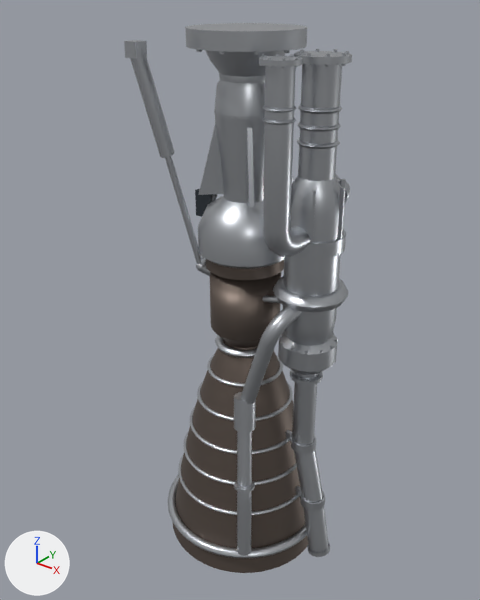
What one commit did to the FBX model assets/blender/export/fbx/eng_kerolox_workhorse.fbx.
Before and after are seen from a 50 mm lens placed at (2.0, -2.55, 3.1), pointed at (-0.02, -0.02, 1.53). The lights are fixed; the arrows at lower left show +X, +Y and +Z. The older version comes first. Objects named as collision shapes, trigger or cutter boxes, shadow casters or lower levels of detail are left out. Where no turn or scale is listed for an object, it has been applied to the vertices. Vertices at exactly the same position are counted once.

The older version as bpy lines, for what is in view:
```python
mat_detail_dark = principled_material('detail_dark')
mat_detail_dark.base_color = (0.022, 0.03, 0.04)  # dark blue #293038
mat_detail_dark.metallic = 0.15
mat_detail_dark.roughness = 0.62
mat_engine_metal = principled_material('engine_metal')
mat_engine_metal.base_color = (0.5, 0.52, 0.55)  # light grey #bcbfc4
mat_engine_metal.metallic = 0.92
mat_engine_metal.roughness = 0.36
mat_nozzle_hot = principled_material('nozzle_hot')
mat_nozzle_hot.base_color = (0.17, 0.135, 0.115)  # brown #73675f
mat_nozzle_hot.metallic = 0.82
me_eng_kerolox_workhorse_lod0 = bpy.data.meshes.new('eng_kerolox_workhorse_LOD0')
me_eng_kerolox_workhorse_lod0.from_pydata(...)  # 8949 vertices, 8764 faces; spans x -0.48..0.62, y -0.48..0.48, z 0.0..2.9
# faces by material slot: [6260, 2320, 184]
me_eng_kerolox_workhorse_lod0.materials.append(mat_engine_metal)  # light grey #bcbfc4
me_eng_kerolox_workhorse_lod0.materials.append(mat_nozzle_hot)  # brown #73675f
me_eng_kerolox_workhorse_lod0.materials.append(mat_detail_dark)  # dark blue #293038
ob_eng_kerolox_workhorse_lod0 = bpy.data.objects.new('eng_kerolox_workhorse_LOD0', me_eng_kerolox_workhorse_lod0)
ob_eng_kerolox_workhorse_lod0.location = (0.0, 0.0, 0.0)
```
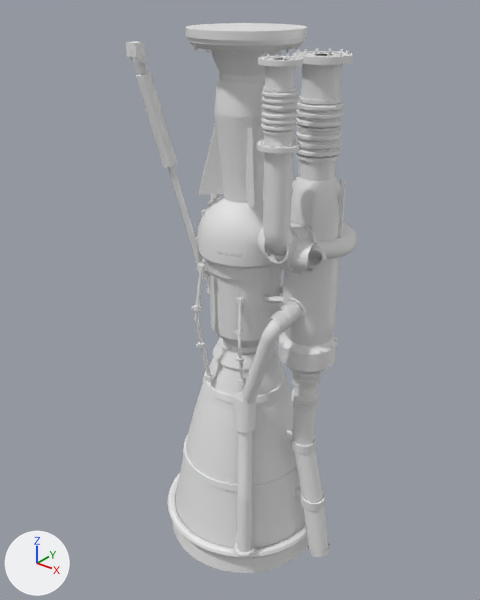
Patch to the scene script:
```diff
--- a/assets/blender/export/fbx/eng_kerolox_workhorse.fbx.py
+++ b/assets/blender/export/fbx/eng_kerolox_workhorse.fbx.py
@@ mat_engine_metal @@
 mat_engine_metal = bpy.data.materials.new('engine_metal')
-# nodes: BsdfPrincipled, OutputMaterial
-# colours: light grey #bcbfc4
+# nodes: BsdfPrincipled, Mapping, NormalMap, OutputMaterial, TexImage, UVMap
+# uses the picture img_engine_metal_normal_png
@@ mat_nozzle_hot @@
 mat_nozzle_hot = bpy.data.materials.new('nozzle_hot')
-# nodes: BsdfPrincipled, OutputMaterial
-# colours: brown #73675f
+# nodes: BsdfPrincipled, Mapping, NormalMap, OutputMaterial, TexImage, UVMap
+# uses the picture img_nozzle_hot_normal_png
@@ mat_detail_dark @@
 mat_detail_dark = bpy.data.materials.new('detail_dark')
-# nodes: BsdfPrincipled, OutputMaterial
-# colours: dark blue #293038
+# nodes: BsdfPrincipled, Mapping, NormalMap, OutputMaterial, TexImage, UVMap
+# uses the picture img_detail_dark_normal_png
@@ mat_trim @@
+mat_trim = bpy.data.materials.new('trim')
+mat_trim.use_nodes = True; mat_trim.node_tree.nodes.clear()
+_N = mat_trim.node_tree.nodes; _L = mat_trim.node_tree.links
+n0 = _N.new('ShaderNodeBsdfPrincipled'); n0.name = 'Principled BSDF'
+n1 = _N.new('ShaderNodeOutputMaterial'); n1.name = 'Material Output'
+n2 = _N.new('ShaderNodeTexImage'); n2.name = 'Image Texture'
+n2.image = img_mf_trim_01_normal_png
+n3 = _N.new('ShaderNodeNormalMap'); n3.name = 'Normal Map'
+_L.new(n2.outputs[0], n3.inputs[1])  # 'Color' to 'Color'
+_L.new(n3.outputs[0], n0.inputs[5])  # 'Normal' to 'Normal'
+_L.new(n0.outputs[0], n1.inputs[0])  # 'BSDF' to 'Surface'
@@ mat_decal @@
+mat_decal = bpy.data.materials.new('decal')
+# uses the picture img_mf_decals_01_albedo_png
+# uses the picture img_mf_decals_01_normal_png
@@ mat_engine_metal_satin @@
+mat_engine_metal_satin = bpy.data.materials.new('engine_metal_satin')
+# uses the picture img_engine_metal_satin_normal_png
@@ mat_nozzle_inner @@
+mat_nozzle_inner = bpy.data.materials.new('nozzle_inner')
+# uses the picture img_nozzle_inner_normal_png
@@ me_eng_kerolox_workhorse_lod0 @@
-me_eng_kerolox_workhorse_lod0.from_pydata(...)  # 8949 vertices, 8764 faces; spans x -0.48..0.62, y -0.48..0.48, z 0.0..2.9
+me_eng_kerolox_workhorse_lod0.from_pydata(...)  # 21691 vertices, 17307 faces; spans x -0.48..0.62, y -0.48..0.48, z 0.0..2.9
+# me_eng_kerolox_workhorse_lod0 part 1: the loose piece of 8 vertices spanning x -0.32..-0.22, y -0.02..0.03, z 1.95..2.09 is turned 22.5 degrees about the z axis through its middle and scaled by 0.35, then moved by (0.45, 0.08, 0.82), in mat_engine_metal_satin
+# me_eng_kerolox_workhorse_lod0 part 2: the loose piece of 30 vertices spanning x 0.29..0.53, y -0.12..0.12, z 2.78..2.81 is rebuilt with 64 vertices and now spans x 0.28..0.54, y -0.13..0.13, z 2.78..2.81
+# me_eng_kerolox_workhorse_lod0 part 3: 27 loose pieces with 1710 vertices, spanning x -0.41..0.52, y -0.41..0.41, z 0.38..2.82, are deleted
+# me_eng_kerolox_workhorse_lod0 part 4: 114 vertices moved within x -0.36..0.51, y -0.36..0.36, z 0.56..2.82; 1668 vertices removed from x -0.39..0.6, y -0.39..0.43, z 0.54..2.85; 14572 vertices added at x -0.39..0.61, y -0.39..0.39, z 0.53..2.86
+# me_eng_kerolox_workhorse_lod0 part 5: 4 vertices removed from x -0.3..0.3, y -0.3..0.3, z 0.15; 1368 vertices added at x -0.48..0.48, y -0.48..0.48, z 0.12..0.21
+# me_eng_kerolox_workhorse_lod0 part 6: 1897 kept faces spanning x -0.46..0.56, y -0.46..0.46, z 0.0..2.9 get new texture (UV) coordinates
+# me_eng_kerolox_workhorse_lod0 part 7: 24 faces spanning x 0.26..0.56, y -0.34..0.15, z 1.94..2.82 switch from mat_engine_metal (light grey #bcbfc4) to mat_trim
+# me_eng_kerolox_workhorse_lod0 part 8: 168 faces spanning x -0.28..0.55, y -0.27..0.28, z 1.4..2.9 switch from mat_engine_metal (light grey #bcbfc4) to mat_engine_metal_satin
+# other edits to the shape of me_eng_kerolox_workhorse_lod0 do not show in these pictures
 me_eng_kerolox_workhorse_lod0.materials.append(mat_nozzle_hot)
 me_eng_kerolox_workhorse_lod0.materials.append(mat_detail_dark)
+me_eng_kerolox_workhorse_lod0.materials.append(mat_decal)
+me_eng_kerolox_workhorse_lod0.materials.append(mat_nozzle_inner)
```

Location of each change, [x1, y1, x2, y2] in pixels of the pictures (480 x 600 px; the box of a moved part takes in the faces that stretch with it):
'eng_kerolox_workhorse_LOD0', surface changed, reshaped (light grey to grey): before [124, 23, 352, 573]; after [126, 23, 357, 573]
part 1 of me_eng_kerolox_workhorse_lod0, moved or reshaped (not visible afterwards): before [195, 189, 213, 217]
part 2 of me_eng_kerolox_workhorse_lod0, rebuilt: before [294, 51, 352, 65]; after [293, 51, 353, 65]
part 3 of me_eng_kerolox_workhorse_lod0, deleted: before [178, 49, 349, 515]
part 4 of me_eng_kerolox_workhorse_lod0, reshaped: before [124, 27, 350, 556]; after [126, 27, 357, 552]
part 5 of me_eng_kerolox_workhorse_lod0, built on: after [169, 473, 307, 558]
part 6 of me_eng_kerolox_workhorse_lod0, surface changed (lighter): before [173, 23, 346, 573]; after [173, 23, 310, 573]
part 7 of me_eng_kerolox_workhorse_lod0, recoloured: before [292, 59, 346, 259]; after [293, 59, 310, 256]
part 8 of me_eng_kerolox_workhorse_lod0, recoloured: [186, 23, 341, 346] in both
